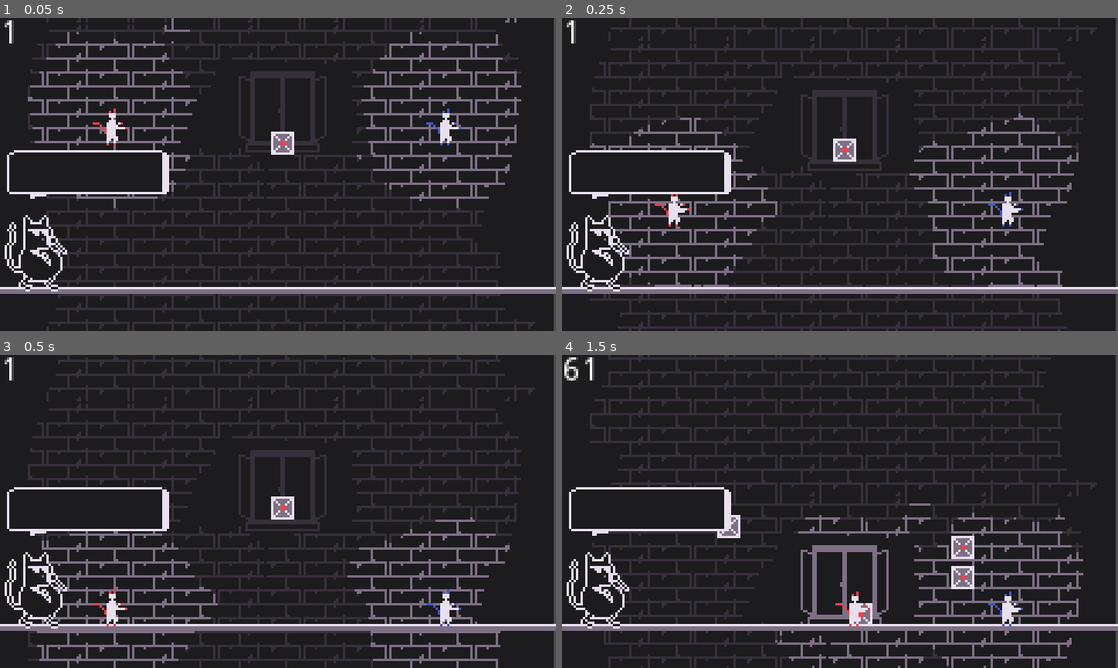
Above: before the commit, frames 1-4 (two rows, left to right).
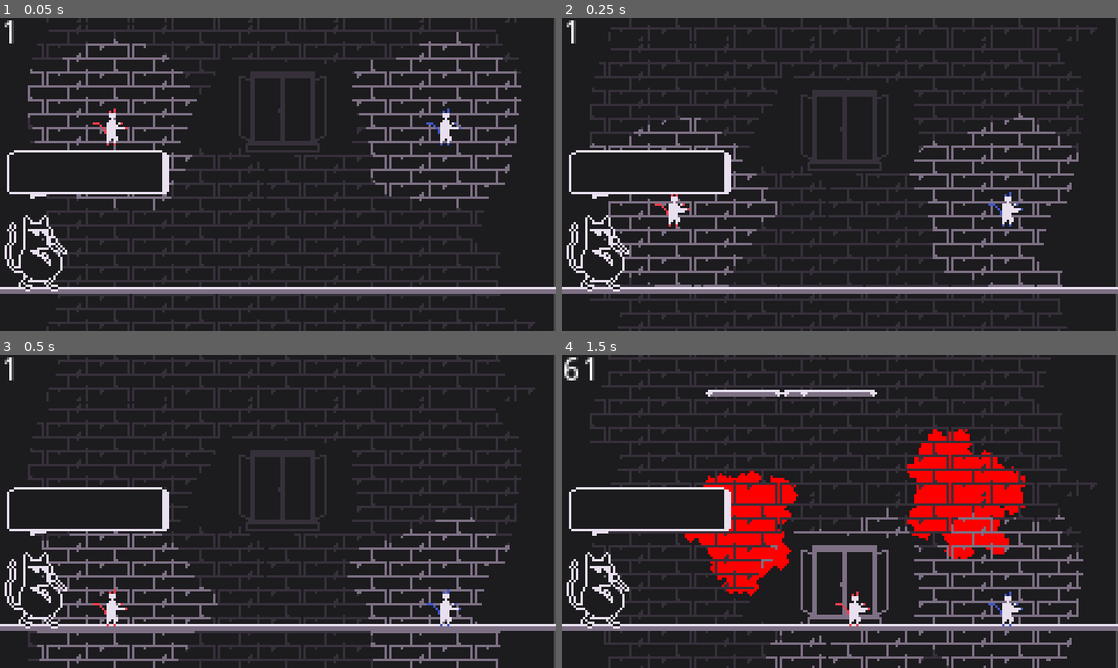
Above: after the commit, the same moments.

Repository: Daxidz/lospecjam01
Game: Godot game, scene res://src/fighter/Main.tscn
The game is run twice, just before and just after one commit, with the same random seed, the same clock (stepped at 60 frames per second) and the same inputs.
Inputs (mouse positions are in pixels of both pictures, inside the frame that each line leads up to):
- Up to frame 1 (0.05 s): no input
- Up to frame 2 (0.25 s): no input
- Up to frame 3 (0.5 s): no input
- Up to frame 4 (1.5 s): tap Enter (ui_accept) at 0.5, 0.77, 0.8, 1.07, 1.35 s; move the mouse to (962, 495) at 0.52 s; hold Keypad 0 (ui_accept1) 0.53-1.28 s; hold D (ui_right) from 0.53 s (still down); click (962, 495) at 0.67 s; move the mouse to (728, 527) at 1.27 s; click (728, 527) at 1.42 s

The runs differ from the first frame. In frame 1, 0.9% of the frame differs, in the area x 5-93%, y 0-62%; in frame 2, 0.3%; in frame 3, 0.3%; in frame 4, 9.4%, in the area x 22-84%, y 11-100%.

Commit message:
Splaaaaaahessss and hitsound

Diff:
--- /dev/null
+++ b/BloodSplatter.tscn
@@ -0,0 +1,54 @@
+[gd_scene load_steps=8 format=2]
+
+[ext_resource path="res://src/fighter/BloodSplatter.gd" type="Script" id=1]
+[ext_resource path="res://assets/img/fighter/smoke.png" type="Texture" id=2]
+[ext_resource path="res://src/fighter/aura.shader" type="Shader" id=3]
+
+[sub_resource type="ShaderMaterial" id=1]
+resource_local_to_scene = true
+shader = ExtResource( 3 )
+shader_param/target_col = Color( 0.113725, 0.109804, 0.121569, 1 )
+shader_param/replace_col = Color( 0.964706, 0.247059, 0.298039, 1 )
+
+[sub_resource type="Curve" id=2]
+_data = [ Vector2( 0, 1 ), 0.0, 0.0, 0, 0, Vector2( 0.822368, 0 ), 0.0, 0.0, 0, 0 ]
+
+[sub_resource type="CurveTexture" id=3]
+curve = SubResource( 2 )
+
+[sub_resource type="ParticlesMaterial" id=4]
+emission_shape = 1
+emission_sphere_radius = 1.0
+flag_disable_z = true
+spread = 180.0
+gravity = Vector3( 0, 0, 0 )
+initial_velocity = 160.0
+initial_velocity_random = 0.24
+orbit_velocity = 0.0
+orbit_velocity_random = 0.0
+linear_accel = 37.21
+linear_accel_random = 0.44
+angle = -720.0
+angle_random = 0.77
+scale = 4.0
+scale_random = 0.24
+scale_curve = SubResource( 3 )
+
+[node name="BloodSplatter" type="Sprite"]
+position = Vector2( 191.514, 29.6416 )
+script = ExtResource( 1 )
+
+[node name="Particles2D" type="Particles2D" parent="."]
+material = SubResource( 1 )
+emitting = false
+amount = 12
+lifetime = 0.3
+speed_scale = 1.6
+explosiveness = 0.25
+randomness = 0.25
+process_material = SubResource( 4 )
+texture = ExtResource( 2 )
+
+[node name="Timer" type="Timer" parent="."]
+
+[connection signal="timeout" from="Timer" to="." method="_on_Timer_timeout"]
--- a/src/Main.gd
+++ b/src/Main.gd
@@ -1,8 +1,10 @@
 extends Node2D
 
 const Fighter = preload("res://src/fighter/Fighter.tscn")
+const Box = preload("res://src/world/BoxRigid.tscn")
+const Splater = preload("res://BloodSplatter.tscn")
 
-const Box = preload("res://src/world/BoxRigid.tscn")
+const HitSound = preload("res://assets/sounds/hit.wav")
 
 export var pause_time: float = 0.02
 
@@ -18,10 +20,12 @@
 
 var lut_colors = [0xf63f4cff, 0x4159cbff, 0xfdbb27ff, 0x8d902eff]
 
-export var nb_players: int = 2
+export var nb_players: int = 4
 var nb_dead: int = 0
 
 export var use_platform: bool
+
+var viewport_size: Vector2
 
 
 func set_game_speed(speed: float):
@@ -55,6 +59,10 @@
 	for b in $Boxes.get_children():
 		b.queue_free()
 
+func delete_splaters():
+	for s in $Splatters.get_children():
+		s.queue_free()
+
 func enable_start_platform(enable: bool):
 	$StartPlatform.visible = enable
 	$StartPlatform/CollisionShape2D.disabled = not enable
@@ -74,12 +82,15 @@
 	reset_fighters()
 	enable_players(false)
 	delete_boxes()
+	delete_splaters()
 	$SpawnTimer.start(1)
 	nb_dead = 0
 
 
 func _ready():
+	viewport_size = get_viewport_rect().size
 	start_game()
+
 
 func _process(delta):
 	$FPS.text = str(Engine.get_frames_per_second())
@@ -96,10 +107,11 @@
 		cur_fighter = (cur_fighter +1) % $Fighters.get_child_count()
 		$Fighters.get_child(cur_fighter).control_disabled = false
 
-	if event is InputEventMouseButton:
-		var b = Box.instance()
-		b.position = event.position
-		$Boxes.add_child(b)
+	if event is InputEventMouseButton and event.is_pressed():
+		spawn_splatter(event.position, Color.red)
+#		var b = Box.instance()
+#		b.position = event.position
+#		$Boxes.add_child(b)
 
 func fight_end():
 	fight_running = false
@@ -109,16 +121,30 @@
 	pass
 
 
-func onPunched():
+func onPunched(player):
 	$PauseTimer.start(pause_time)
 #	get_tree().paused = true
 	$Camera2D.decay = 0.8
 	$Camera2D.add_trauma(0.6)
+	$Commenter.next_text()
+	$SFX.position = player.position
+	$SFX.set_stream(HitSound)
+	$SFX.pitch_scale = rand_range(0.8, 1.1)
+	$SFX.play()
 
-func onDead(player_nb: int):
-	for f in $Fighters.get_children():
-		if f.controller_nb == player_nb:
-			f.queue_free()
+
+func spawn_splatter(position: Vector2, color: Color):
+	var s = Splater.instance()
+	s.get_node("Particles2D").material.set_shader_param("replace_col", color)
+	s.position = position
+	s.position.x = clamp(s.position.x, 0, viewport_size.x)
+	s.position.y = clamp(s.position.y, 0, viewport_size.y)
+	$Splatters.add_child(s)
+
+
+func onDead(player):
+	spawn_splatter(player.position, player.color)
+	player.queue_free()
 	nb_dead+=1
 	if nb_dead == nb_players-1:
 		fight_end()
--- a/src/commenter/Commenter.gd
+++ b/src/commenter/Commenter.gd
@@ -5,11 +5,10 @@
 var cur_text: int = 0
 
 func _ready():
-	$ChangeTextTimer.start(2)
+#	$ChangeTextTimer.start(2)
 	pass
 
-func _on_ChangeTextTimer_timeout():
-	print(texts[cur_text])
+func next_text():
 	$TextBox2.stop()
 	var text = texts[cur_text]
 	cur_text = (cur_text + 1) % texts.size()
@@ -17,3 +16,6 @@
 	$TextBox2.text = text
 	$TextBox2.rect_size.x = text.length() * 6 +2
 	$TextBox2.start()
+
+func _on_ChangeTextTimer_timeout():
+	next_text()
--- /dev/null
+++ b/src/fighter/Aura.gd
@@ -0,0 +1,10 @@
+extends AnimatedSprite
+
+func _ready():
+	var start_time = rand_range(0, 2)
+	print(start_time)
+	$Timer.start(start_time)
+
+
+func _on_Timer_timeout():
+	playing = true
--- /dev/null
+++ b/src/fighter/BloodSplatter.gd
@@ -0,0 +1,15 @@
+extends Sprite
+
+func splater():
+	$Particles2D.emitting = true
+	$Particles2D.speed_scale = 1.6
+	$Timer.start(0.1)
+
+func _ready():
+	splater()
+
+
+func _on_Timer_timeout():
+#	$Particles2D.emitting = false
+
+	$Particles2D.speed_scale = 0
--- a/src/fighter/Fighter.gd
+++ b/src/fighter/Fighter.gd
@@ -69,7 +69,7 @@
 #	cur_gravity = gravity/2
 
 	state_machine.travel("knockback")
-	emit_signal("punched")
+	emit_signal("punched", self)
 
 
 
@@ -116,7 +116,7 @@
 
 func _process(delta):
 	if position.x > get_viewport_rect().size.x + ko_margin or position.y > get_viewport_rect().size.y +ko_margin or position.x < -ko_margin:
-		emit_signal("dead", controller_nb)
+		emit_signal("dead", self)
 
 func _physics_process(delta):
 	get_input()
--- a/src/fighter/Fighter.tscn
+++ b/src/fighter/Fighter.tscn
@@ -1,10 +1,11 @@
-[gd_scene load_steps=38 format=2]
+[gd_scene load_steps=39 format=2]
 
 [ext_resource path="res://assets/img/fighter/fighter.png" type="Texture" id=1]
 [ext_resource path="res://src/fighter/Fighter.gd" type="Script" id=2]
 [ext_resource path="res://src/fighter/change_col.shader" type="Shader" id=3]
 [ext_resource path="res://assets/img/fighter/aura.png" type="Texture" id=4]
 [ext_resource path="res://assets/img/fighter/smoke.png" type="Texture" id=5]
+[ext_resource path="res://src/fighter/Aura.gd" type="Script" id=6]
 
 [sub_resource type="ShaderMaterial" id=1]
 
@@ -197,6 +198,7 @@
 orbit_velocity = 0.0
 orbit_velocity_random = 0.0
 angle_random = 0.57
+scale = 1.2
 scale_random = 0.29
 scale_curve = SubResource( 31 )
 
@@ -215,7 +217,6 @@
 z_index = 1
 texture = ExtResource( 1 )
 hframes = 12
-frame = 6
 
 [node name="CollisionShape2D" type="CollisionShape2D" parent="."]
 position = Vector2( 0, 2 )
@@ -259,8 +260,9 @@
 material = SubResource( 20 )
 position = Vector2( 2, -1 )
 frames = SubResource( 28 )
-frame = 5
-playing = true
+script = ExtResource( 6 )
+
+[node name="Timer" type="Timer" parent="Sprite2"]
 
 [node name="Particles2D" type="Particles2D" parent="."]
 material = SubResource( 29 )
@@ -278,3 +280,4 @@
 [connection signal="timeout" from="CoyoteTimer" to="." method="_on_CoyoteTimer_timeout"]
 [connection signal="area_entered" from="Hitbox" to="." method="_on_Hitbox_area_entered"]
 [connection signal="timeout" from="KnockbackTimer" to="." method="_on_KnockbackTimer_timeout"]
+[connection signal="timeout" from="Sprite2/Timer" to="Sprite2" method="_on_Timer_timeout"]
--- a/src/fighter/Main.tscn
+++ b/src/fighter/Main.tscn
@@ -1,11 +1,10 @@
-[gd_scene load_steps=11 format=2]
+[gd_scene load_steps=10 format=2]
 
 [ext_resource path="res://src/world/PlatformSpawner.tscn" type="PackedScene" id=1]
 [ext_resource path="res://src/world/Platform.tscn" type="PackedScene" id=2]
 [ext_resource path="res://src/Main.gd" type="Script" id=3]
 [ext_resource path="res://assets/img/world/bg.png" type="Texture" id=4]
 [ext_resource path="res://src/commenter/Commenter.tscn" type="PackedScene" id=5]
-[ext_resource path="res://src/world/BoxRigid.tscn" type="PackedScene" id=6]
 [ext_resource path="res://src/world/CameraShake.gd" type="Script" id=8]
 [ext_resource path="res://src/fighter/move.shader" type="Shader" id=9]
 [ext_resource path="res://src/fighter/ArrowsManager.gd" type="Script" id=12]
@@ -20,6 +19,7 @@
 position = Vector2( 1, 0 )
 script = ExtResource( 3 )
 pause_time = 0.08
+nb_players = 2
 
 [node name="Position2D" type="Position2D" parent="."]
 position = Vector2( 142, 51 )
@@ -32,6 +32,7 @@
 max_offset = Vector2( 7, 12 )
 
 [node name="PlatformSpawner" parent="." instance=ExtResource( 1 )]
+enabled = true
 
 [node name="BG" type="Sprite" parent="."]
 material = SubResource( 1 )
@@ -74,7 +75,9 @@
 wait_time = 3.0
 one_shot = true
 
-[node name="BoxRigid" parent="." instance=ExtResource( 6 )]
+[node name="Splatters" type="Node2D" parent="."]
+
+[node name="SFX" type="AudioStreamPlayer2D" parent="."]
 
 [connection signal="timeout" from="PauseTimer" to="." method="_on_PauseTimer_timeout"]
 [connection signal="timeout" from="PlatformTimer" to="." method="_on_PlatformTimer_timeout"]
Not shown, added: assets/sounds/hit.wav.import
Not shown, added: export/html/favicon.png.import
Not shown, added: export/html/smashcat.png.import
Not shown, added: export_presets.cfg
Not shown, added: assets/sounds/hit.wav
Not shown, added: export/.zip
Not shown, added: export/html/favicon.png
Not shown, added: export/html/index.html
Not shown, added: export/html/smashcat.audio.worklet.js
Not shown, added: export/html/smashcat.js
Not shown, added: export/html/smashcat.pck
Not shown, added: export/html/smashcat.png
(and 3 more such lines)
